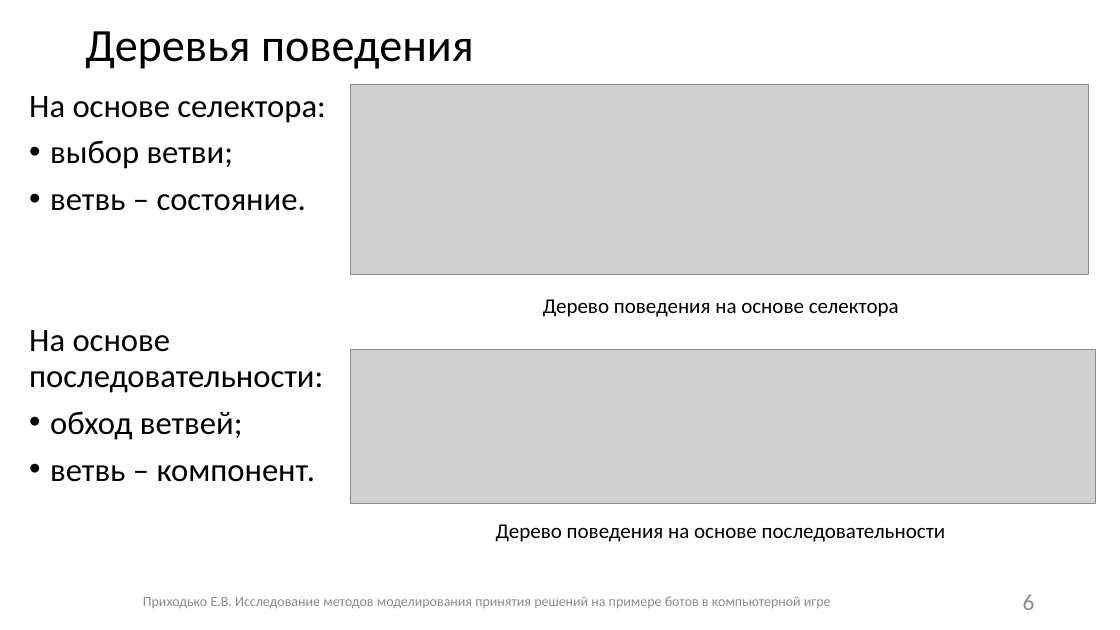
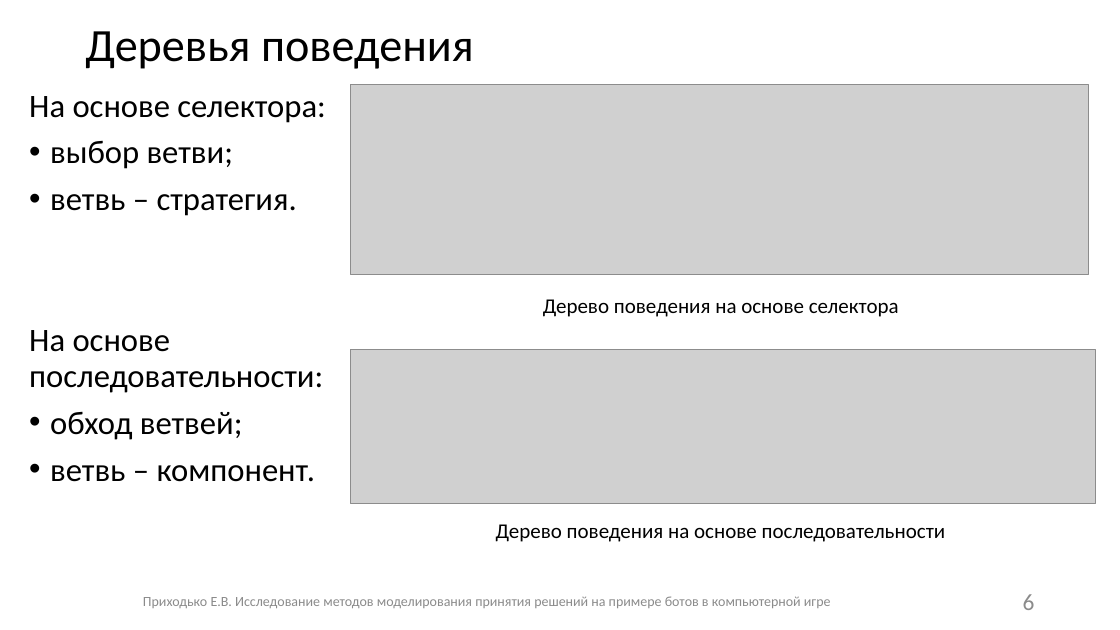
Before and after one commit to Fck-r-sns/Game_AI_thesis, a slide deck: slide 6 of Презентация.pptx. Drawn at 1120x630 pixels with LibreOffice and Linux fonts; fonts in the diff are those of the drawing; grey boxes stand for pictures. Boxes give left, top, right and bottom in pixels: in the first picture for what was removed or moved away, otherwise in the second. Text is boxed around its words. In the diff, an @@ line names an element or a change of style, - is before the commit and + after.

```diff
--- a/Презентация.pptx
+++ b/Презентация.pptx
@@ text at box(50, 194, 297, 216): text changed @@
-• ветвь – состояние.
+• ветвь – стратегия.
```
Also in this commit, not shown: 3 other slides changed, 3 other files.
